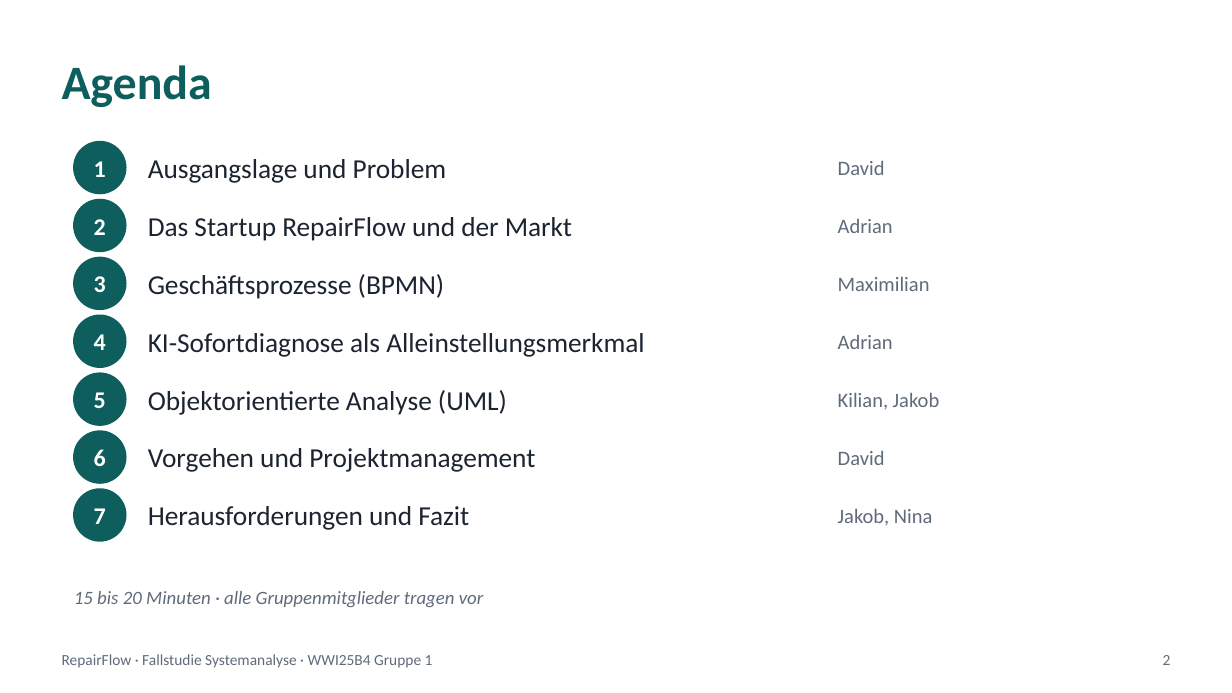
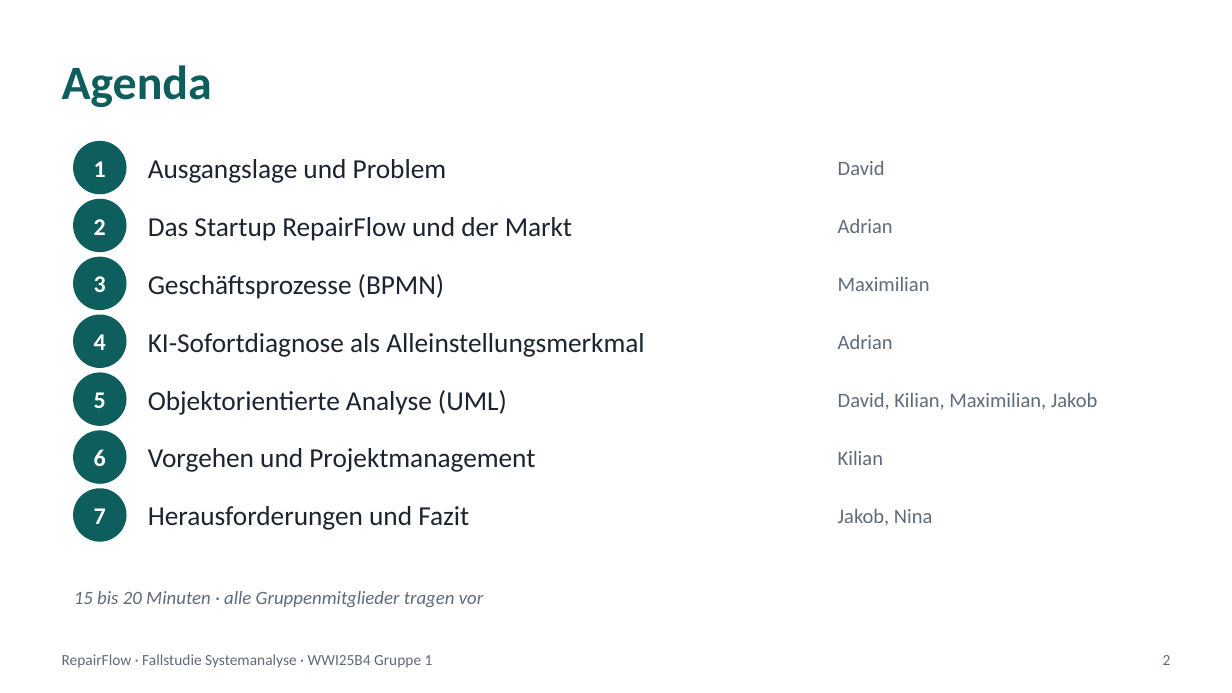
Before and after one commit to jakobschwan123-cmd/casestudy-semester-3, a slide deck: slide 2 of 4_praesentation/Abschlusspraesentation.pptx. Drawn at 1232x693 pixels with LibreOffice and Linux fonts; fonts in the diff are those of the drawing. Boxes give left, top, right and bottom in pixels: in the first picture for what was removed or moved away, otherwise in the second. Text is boxed around its words. In the diff, an @@ line names an element or a change of style, - is before the commit and + after.

```diff
--- a/4_praesentation/Abschlusspraesentation.pptx
+++ b/4_praesentation/Abschlusspraesentation.pptx
@@ text at [838,392,1098,410]: text changed @@
-Kilian, Jakob
+David, Kilian, Maximilian, Jakob
@@ text at [838,450,883,465]: text changed @@
-David
+Kilian
```
Also in this commit, not shown: 1 other slide changed, 9 other files.
